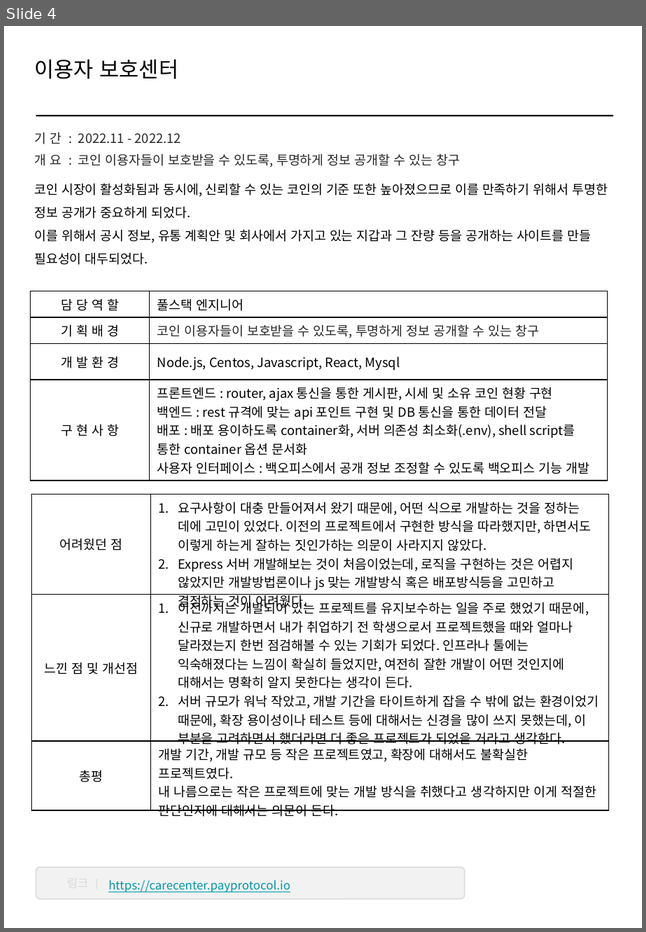
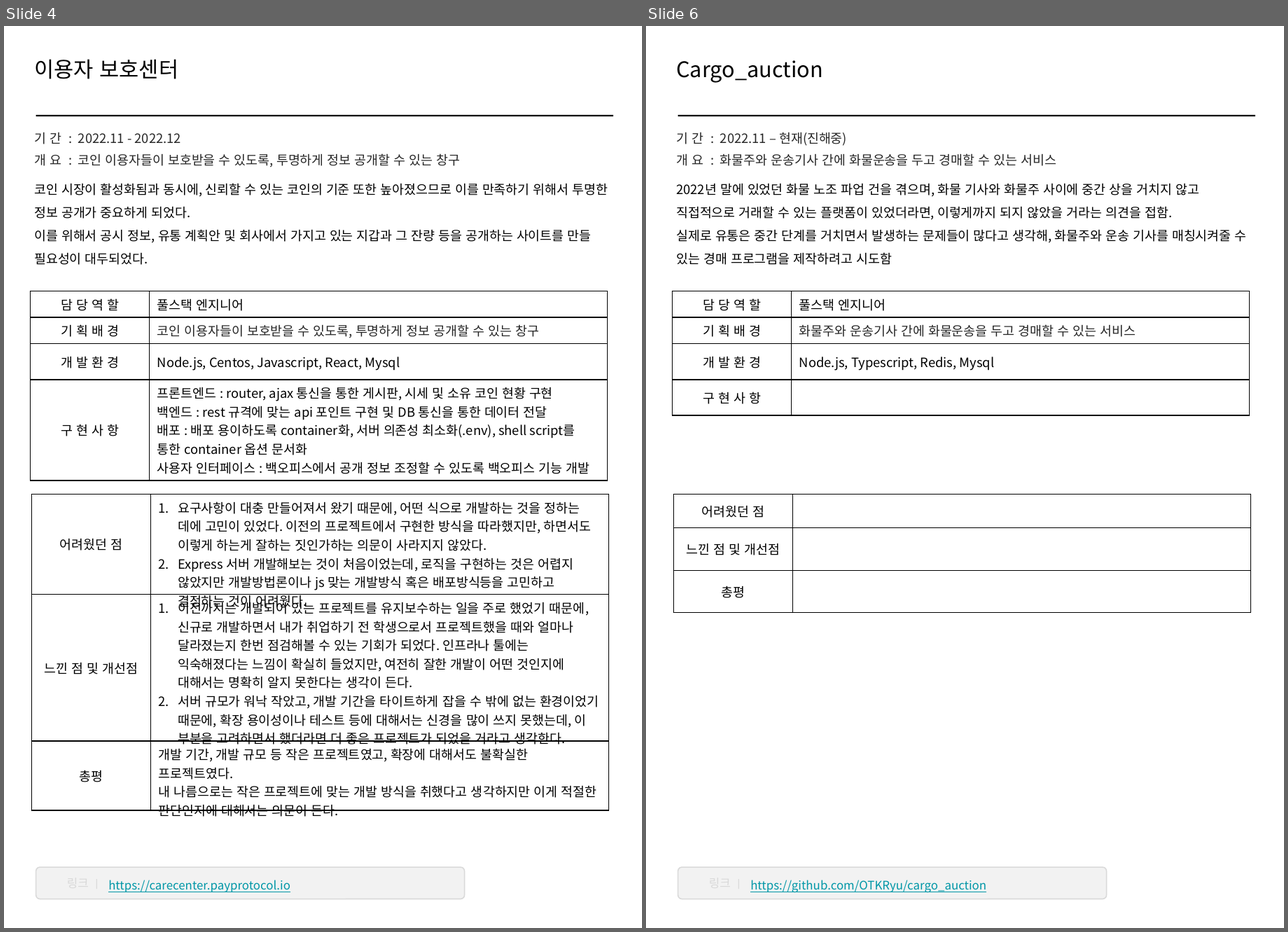
Before and after one commit to OTKRyu/portfolio, a slide deck: IT 백엔드 포트폴리오 유태규.pptx. Shown side by side, each under a label of ours: slide 4 before the commit, slides 4 and 6 after it; the slides between them are not shown. The pictures are 646x932 and 1288x932 pixels, drawn with LibreOffice and Linux fonts; fonts in the diff are those of the drawing; background and template pictures are left out. Boxes give left, top, right and bottom in pixels: in the first picture for what was removed or moved away, otherwise in the second. Text is boxed around its words. In the diff, an @@ line names an element or a change of style, - is before the commit and + after.

```diff
--- a/IT 백엔드 포트폴리오 유태규.pptx
+++ b/IT 백엔드 포트폴리오 유태규.pptx
@@ slide 6 added at [646, 26, 1284, 928], background #FFFFFF @@
@@ text added at [676, 60, 822, 83], 20 pt, text #000000 @@
+Cargo_auction
@@ rectangle added at [677, 115, 1254, 116], fill #000000 @@
@@ text added at [676, 132, 847, 146], 12 pt, text #262626 @@
+기 간 : 2022.11 – 현재(진해중)
@@ text added at [676, 153, 1057, 166], 12 pt, text #262626 @@
+개 요 : 화물주와 운송기사 간에 화물운송을 두고 경매할 수 있는 서비스
@@ text added at [676, 183, 1247, 265], 12 pt, text #000000 @@
+2022년 말에 있었던 화물 노조 파업 건을 겪으며, 화물 기사와 화물주 사이에 중간 상을 거치지 않고 직접적으로 거래할 수 있는 플랫폼이 있었더라면, 이렇게까지 되지 않았을 거라는 의견을 접함.
+실제로 유통은 중간 단계를 거치면서 발생하는 문제들이 많다고 생각해, 화물주와 운송 기사를 매칭시켜줄 수 있는 경매 프로그램을 제작하려고 시도함
@@ table added at [672, 291, 1249, 408], 4 rows, 2 columns @@
+담 당 역 할 | 풀스택 엔지니어
+기 획 배 경 | 화물주와 운송기사 간에 화물운송을 두고 경매할 수 있는 서비스
+개 발 환 경 | Node.js, Typescript, Redis, Mysql
+구 현 사 항 | 
@@ table added at [674, 494, 1251, 613], 3 rows, 2 columns @@
+어려웠던 점 | 
+느낀 점 및 개선점 | 
+총평 | 
@@ rounded rectangle added at [677, 867, 1106, 898], fill #F2F2F2, outline #D9D9D9 1 pt @@
@@ text added at [706, 873, 748, 893], 11 pt, text #D9D9D9 @@
+링크 |
@@ text added at [750, 879, 986, 893], 11 pt, text #0097A7, underline @@
+https://github.com/OTKRyu/cargo_auction
```
Also in this commit, not shown: 1 slide changed, 1 other slide added, 1 other file.
